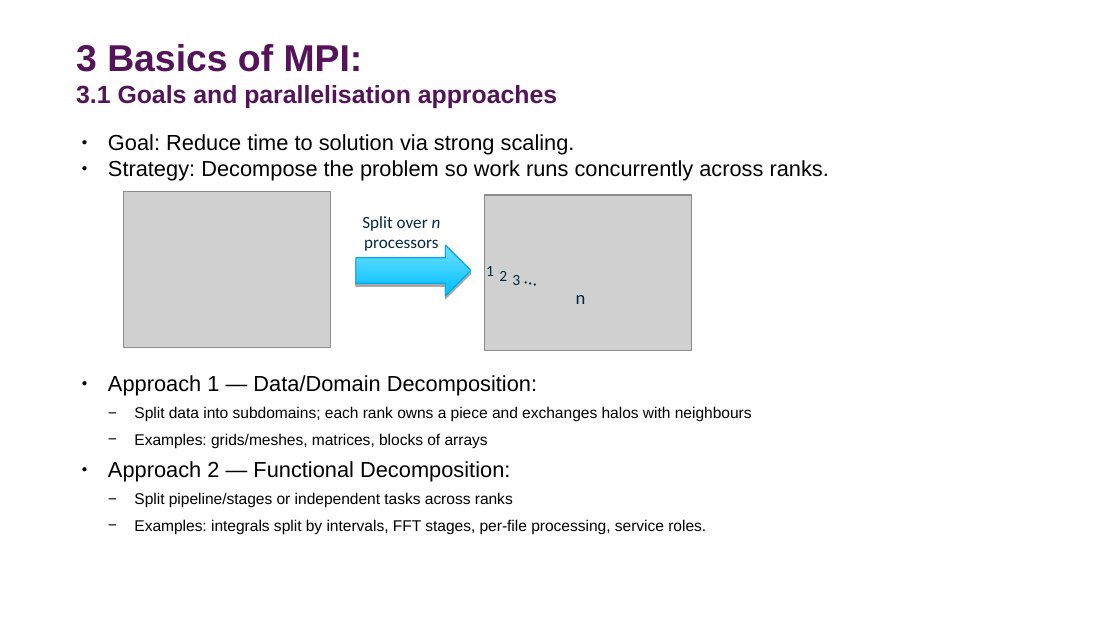
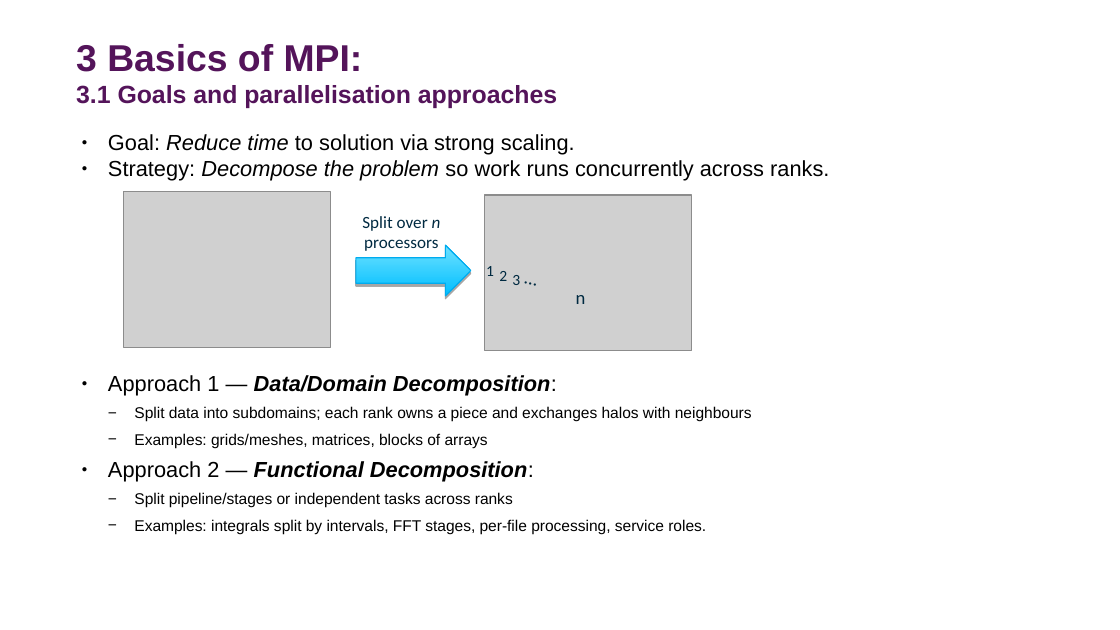
Before and after one commit to DurhamARC-Training/BasicParallelProgramming, a slide deck: slide 31 of OpenMPMPIShortCourse_Autumn2025.odp. Drawn at 1120x630 pixels with LibreOffice and Linux fonts; fonts in the diff are those of the drawing; grey boxes stand for pictures; background and template pictures are left out. Boxes give left, top, right and bottom in pixels: in the first picture for what was removed or moved away, otherwise in the second. Text is boxed around its words. In the diff, an @@ line names an element or a change of style, - is before the commit and + after.

```diff
--- a/OpenMPMPIShortCourse_Autumn2025.odp
+++ b/OpenMPMPIShortCourse_Autumn2025.odp
@@ text at (108, 134, 829, 482): italic on in "Reduce time", "Decompose the problem", "Data/Domain Decomposition:", "Functional Decomposition:"; bold on in "Data/Domain Decomposition:", "Functional Decomposition:" @@
```
Also in this commit, not shown: 15 other slides changed, 2 slides added, 1 slide removed, 1 other file.
